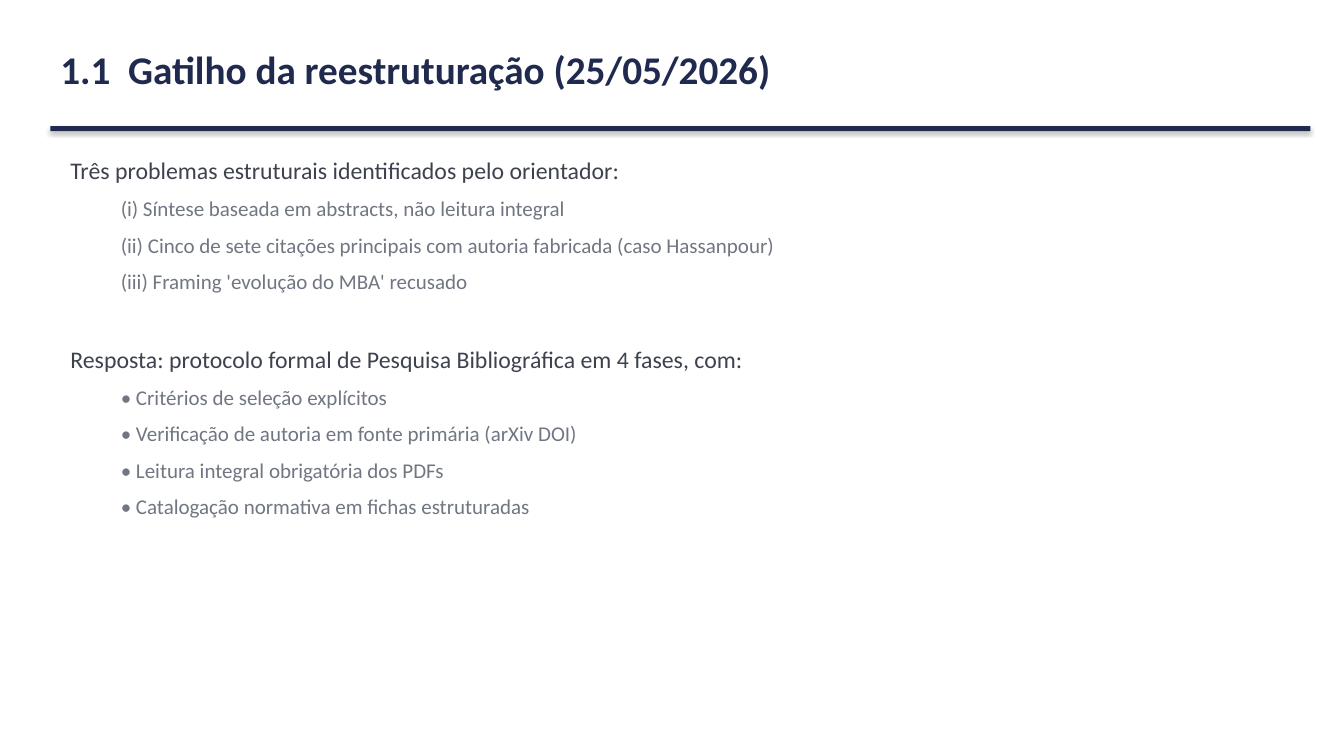
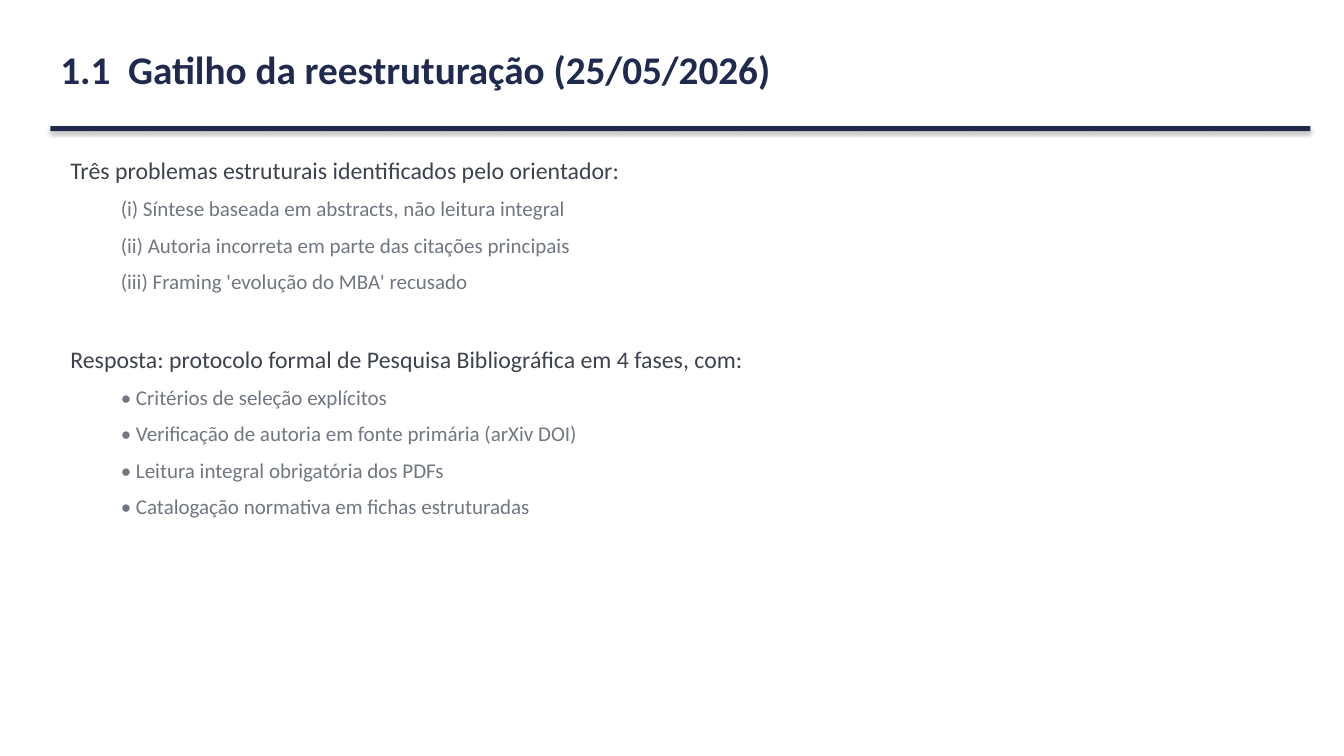
Before and after one commit to marcellozzetti/Facial-Recognition-Models-Mitigating-Bias, a slide deck: slide 4 of docs/ativo/material_reuniao_orientador_2026-06.pptx. Drawn at 1344x756 pixels with LibreOffice and Linux fonts; fonts in the diff are those of the drawing. Boxes give left, top, right and bottom in pixels: in the first picture for what was removed or moved away, otherwise in the second. Text is boxed around its words. In the diff, an @@ line names an element or a change of style, - is before the commit and + after.

```diff
--- a/docs/ativo/material_reuniao_orientador_2026-06.pptx
+++ b/docs/ativo/material_reuniao_orientador_2026-06.pptx
@@ text at (121, 238, 570, 257): text changed @@
-  (ii) Cinco de sete citações principais com autoria fabricada (caso Hassanpour)
+  (ii) Autoria incorreta em parte das citações principais
```
Also in this commit, not shown: 3 other slides changed, 2 other files.
